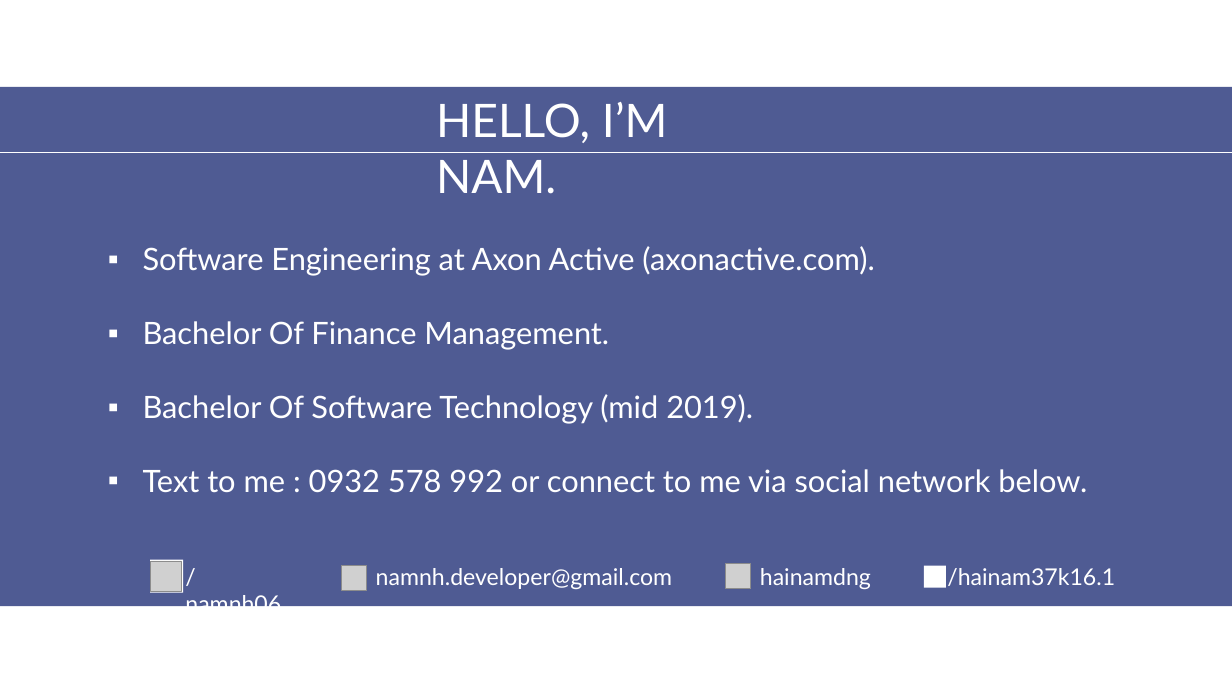
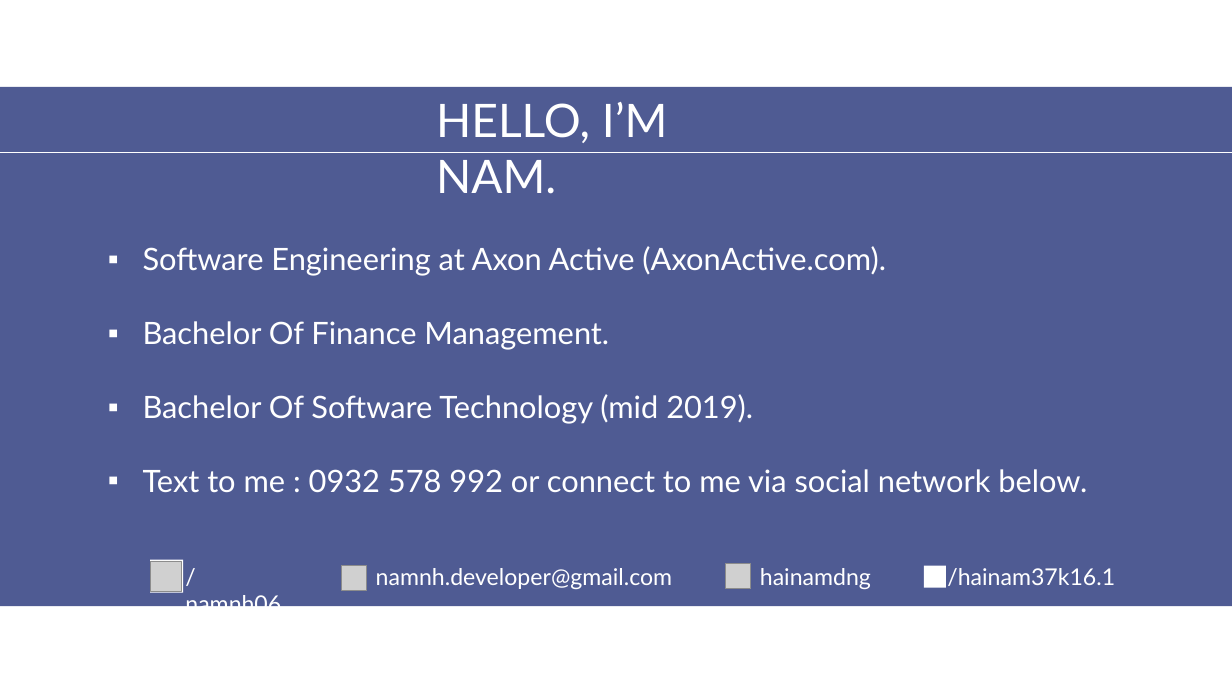
Before and after one commit to aptech-php/aptech-php-course, a slide deck: slide 3 of HTML-CSS-JS/slides/0-Greeting.pptx. Drawn at 1232x693 pixels with LibreOffice and Linux fonts; fonts in the diff are those of the drawing; grey boxes stand for pictures; background and template pictures are left out. Boxes give left, top, right and bottom in pixels: in the first picture for what was removed or moved away, otherwise in the second. Text is boxed around its words. In the diff, an @@ line names an element or a change of style, - is before the commit and + after.

```diff
--- a/HTML-CSS-JS/slides/0-Greeting.pptx
+++ b/HTML-CSS-JS/slides/0-Greeting.pptx
@@ text at bbox=[143, 246, 886, 276]: text changed @@
-▪ Software Engineering at Axon Active (axonactive.com).
+▪ Software Engineering at Axon Active (AxonActive.com).
```
Also in this commit, not shown: 1 slide added, 4 other files.
